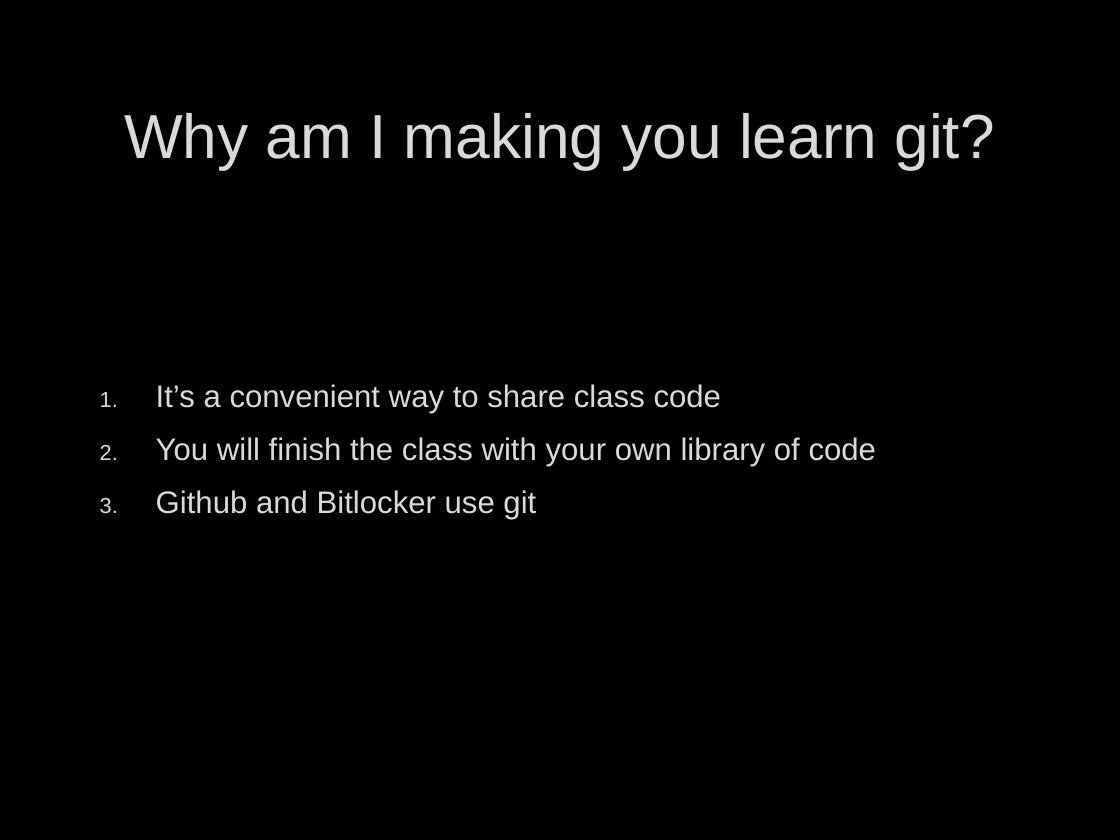
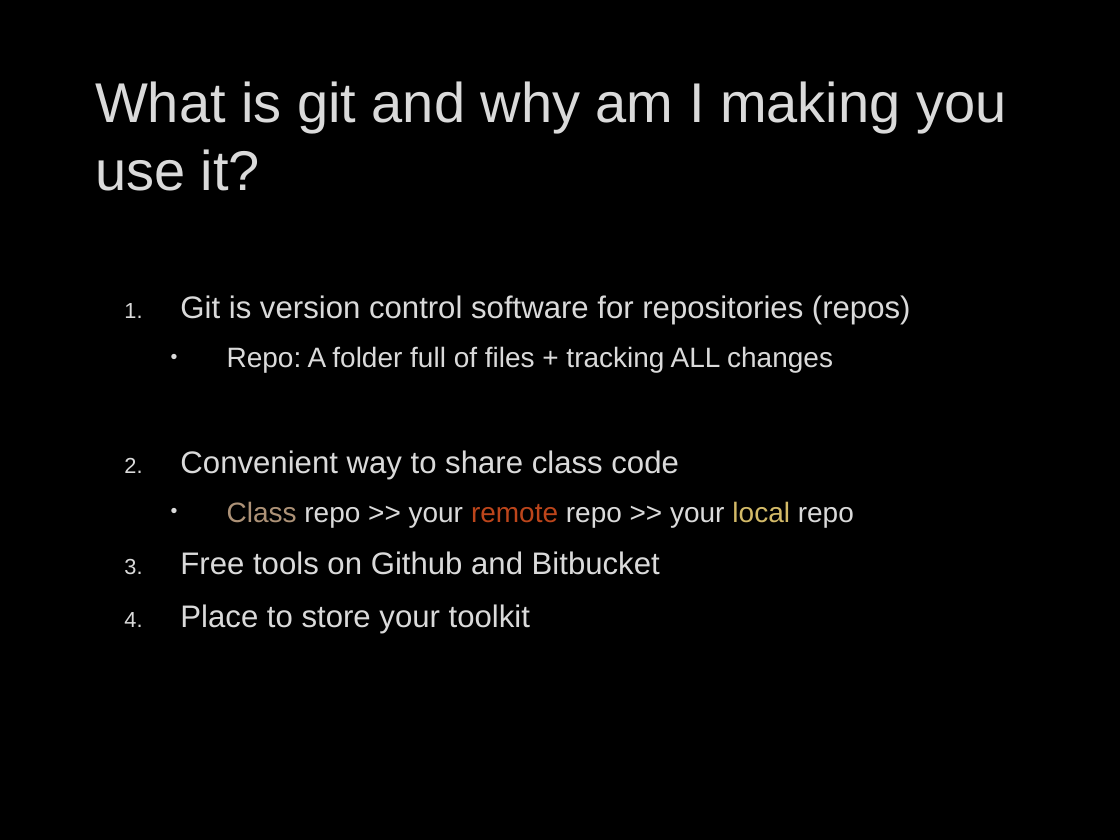
Before and after one commit to fdmast/Pabio536, a slide deck: slide 7 of C1_Introduction/ClassOne.GithubIntro.pptx (slide 3 before the commit). Drawn at 1120x840 pixels with LibreOffice and Linux fonts; fonts in the diff are those of the drawing; background and template pictures are left out. Boxes give left, top, right and bottom in pixels: in the first picture for what was removed or moved away, otherwise in the second. Text is boxed around its words. In the diff, an @@ line names an element or a change of style, - is before the commit and + after.

Commit message:
Complete overhaul of Class 3

```diff
--- a/C1_Introduction/ClassOne.GithubIntro.pptx
+++ b/C1_Introduction/ClassOne.GithubIntro.pptx
@@ title at <box>95,81,1006,191</box>: text changed; size 40 to 36 pt @@
-Why am I making you learn git?
+What is git and why am I making you use it?
@@ text "Git is version control software ..." at <box>180,295,911,633</box>: vertical alignment top to middle @@
@@ text at <box>180,295,911,633</box>: text changed @@
-1. It’s a convenient way to share class code
-2. You will finish the class with your own library of code
-3. Github and Bitlocker use git
+1. Git is version control software for repositories (repos)
+  • Repo: A folder full of files + tracking ALL changes
+2. Convenient way to share class code
+  • Class repo >> your remote repo >> your local repo
+3. Free tools on Github and Bitbucket
+4. Place to store your toolkit
```
Also in this commit, not shown: 1 other slide changed, 10 slides added, 11 slides removed, 5 other files.
